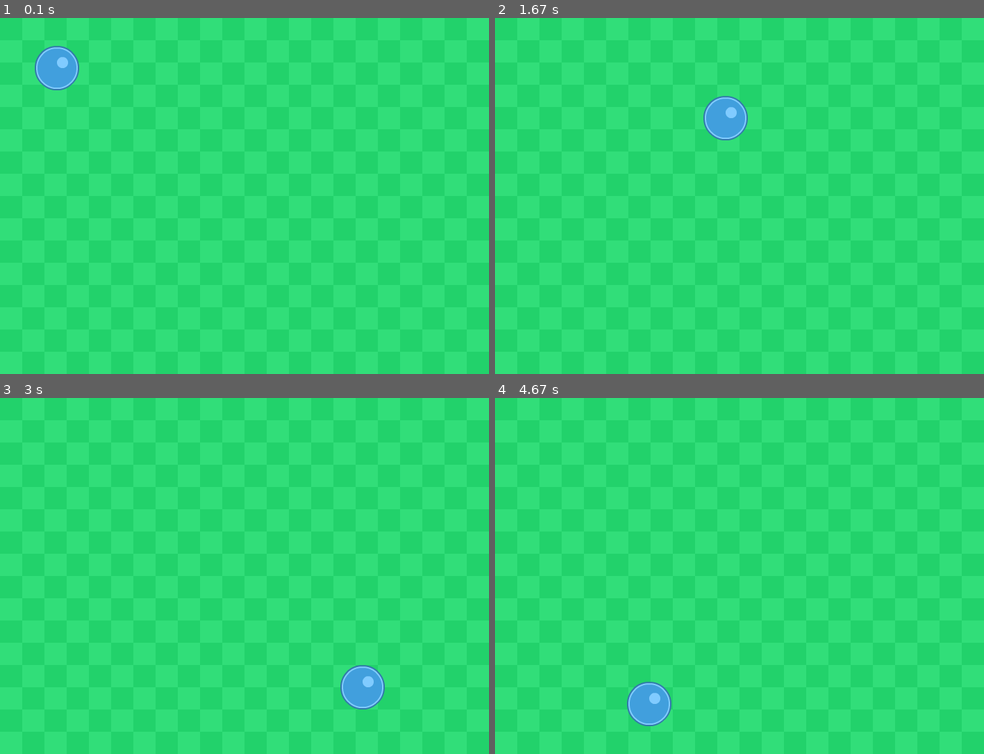
Above: before the commit, frames 1-4 (two rows, left to right).
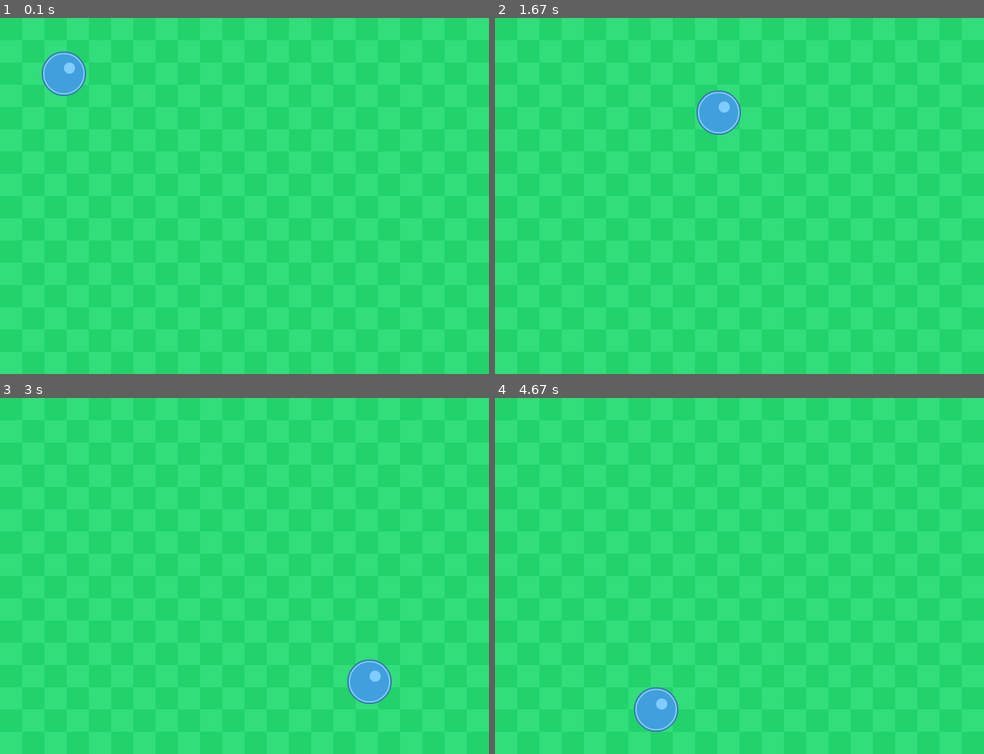
Above: after the commit, the same moments.

Repository: saegl5/myprojects
Game: pygame game, started from billiards.py
Two runs of this game, one before a commit and one after it. Both use one fixed random seed, a clock stepped at 60 frames per second and the inputs below.
Inputs:
- Up to frame 1 (0.1 s): no input
- Up to frame 2 (1.67 s): no input
- Up to frame 3 (3 s): no input
- Up to frame 4 (4.67 s): no input

The runs differ from the first frame. In frame 1, 0.7% of the frame differs, in the area x 7-18%, y 7-22%; in frame 2, 0.7%, in the area x 41-52%, y 20-35%; in frame 3, 0.7%; in frame 4, 0.7%.

Commit message:
placed game logic where should be

Diff:
--- a/billiards.py
+++ b/billiards.py
@@ -19,13 +19,6 @@
         if action.type == pygame.QUIT: # user clicked close button
             canvas.close()
     # --- Game logic
-    # --------------
-    canvas.clean() # redundant
-    # --- Drawing code
-    for i in range(0, canvas.size[0], 64): # 64 pixels is step size, based on width of background picture
-        for j in range(0, canvas.size[1], 64): # again, 64 pixels is step size, but this one is based on height of background picture
-            canvas.screen.blit(background_picture, (i, j)) # copy the background picture onto the screen, fills in vertically from left to right
-    canvas.screen.blit(ball_picture, (0+x_offset, 0+y_offset)) # copy the foreground picture onto the screen starting at (0+x_offset, 0+y_offset)
     y_offset += y_increment
     x_offset += x_increment
     if 0+y_offset + 64 > canvas.size[1]: # if rectangle would breach bottom edge
@@ -40,5 +33,13 @@
     elif 0+x_offset < 0: # else if rectangle would breach left edge
         x_offset = 0
         x_increment *= -1
+    # --------------
+    canvas.clean() # redundant
+    # --- Drawing code
+    for i in range(0, canvas.size[0], 64): # 64 pixels is step size, based on width of background picture
+        for j in range(0, canvas.size[1], 64): # again, 64 pixels is step size, but this one is based on height of background picture
+            canvas.screen.blit(background_picture, (i, j)) # copy the background picture onto the screen, fills in vertically from left to right
+    canvas.screen.blit(ball_picture, (0+x_offset, 0+y_offset)) # copy the foreground picture onto the screen starting at (0+x_offset, 0+y_offset)
+    # ball already moved once, but oh well
     # ----------------
     canvas.show()
--- a/snowfall.py
+++ b/snowfall.py
@@ -26,17 +26,18 @@
         if action.type == pygame.QUIT: # user clicked close button
             canvas.close()
     # --- Game logic
-    # --------------
-    canvas.clean() # redundant
-    # --- Drawing code
-    canvas.screen.blit(background_picture, (0, 0)) # copy the background picture onto the screen starting at top-left corner
     for i in range(0, len(snowflakes)): # FOR each index in the list
-        pygame.draw.circle(canvas.screen, WHITE, snowflakes[i], radius=r, width=0)
         snowflakes[i][1] += y_increment # increase y by 1 pixel for each point
         if snowflakes[i][1] > canvas.size[1]+r: # IF snowflake has left the screen
             # Recreate it above the screen
             snowflakes[i][1] = random.randrange(-50, -r) # -50 is optional
             # More randomness
             snowflakes[i][0] = random.randrange(0, canvas.size[0]+1)
+    # --------------
+    canvas.clean() # redundant
+    # --- Drawing code
+    canvas.screen.blit(background_picture, (0, 0)) # copy the background picture onto the screen starting at top-left corner
+    for i in range(0, len(snowflakes)):
+        pygame.draw.circle(canvas.screen, WHITE, snowflakes[i], radius=r, width=0) # snowflakes already moved once, but oh well
     # ----------------
     canvas.show()
